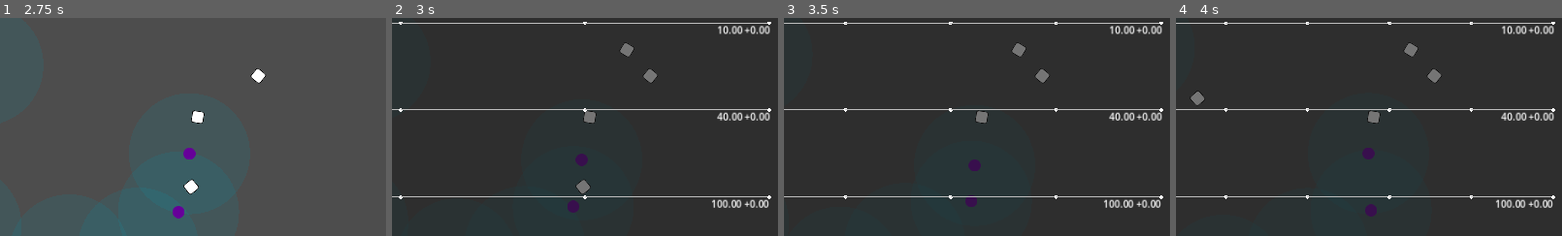
Above: before the commit, frames 1-4 (left to right).
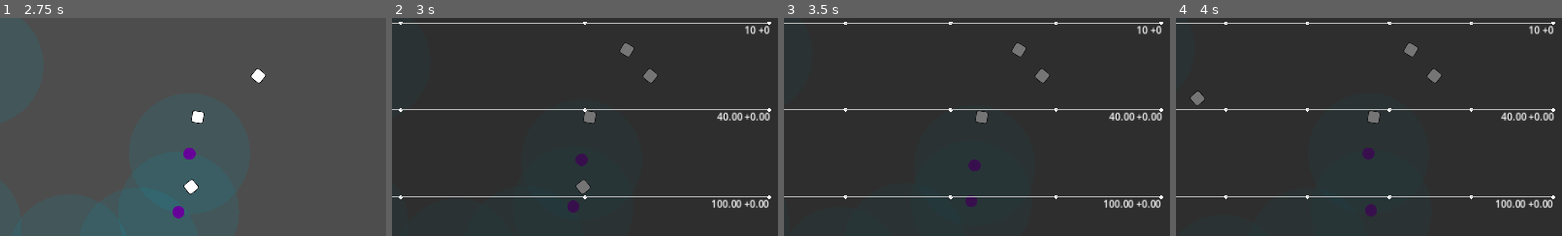
Above: after the commit, the same moments.

Repository: wivest/Natural-Selection
Game: Godot game, scene res://main.tscn
The game is run twice, just before and just after one commit, with the same random seed, the same clock (stepped at 60 frames per second) and the same inputs.
Inputs:
- Up to frame 1 (2.75 s): click "Restart" at 0.5 s; click "Restart" at 1.25 s; click "Restart" at 2 s
- Up to frame 2 (3 s): click "Statistics" at 2.75 s
- Up to frame 3 (3.5 s): no input
- Up to frame 4 (4 s): click "Current" at 3.5 s
The pictures show only the part of the screen within x 49-99%, y 8-58%; the shares and areas given below are measured in that part.

Frame 1 is identical in both runs. In frame 2, 0.3% of the frame differs, in the area x 84-98%, y 3-8%; in frame 3, 0.3%; in frame 4, 0.3%.

Commit message:
feat: set padding as chart exported property

Diff:
--- a/ui/tabs/statistics/chart/chart.gd
+++ b/ui/tabs/statistics/chart/chart.gd
@@ -3,6 +3,7 @@
 
 @export var getter: Getter
 @export var parameters: ChartParameters
+@export var padding: int = 2
 
 var data: ChartData = ChartData.new()
 var length_limit: int = 200
@@ -26,6 +27,7 @@
 @onready var counter: Counter = $Control/Counter
 
 func _ready():
+	counter.padding = padding
 	view_modes[1].time_step = parameters.step.value
 
 	parameters.step.value_changed.connect(func(v: float): view_modes[1].time_step=v; queue_redraw())
--- a/ui/tabs/statistics/statistics.tscn
+++ b/ui/tabs/statistics/statistics.tscn
@@ -38,6 +38,7 @@
 layout_mode = 2
 getter = SubResource("Resource_p3n06")
 parameters = NodePath("../../../Parameters")
+padding = 0
 
 [node name="Speed" parent="Tabs/All" node_paths=PackedStringArray("parameters") instance=ExtResource("1_ilp5w")]
 layout_mode = 2
@@ -59,6 +60,7 @@
 layout_mode = 2
 getter = SubResource("Resource_p3n06")
 parameters = NodePath("../../Parameters")
+padding = 0
 
 [node name="Speed" parent="Tabs" node_paths=PackedStringArray("parameters") instance=ExtResource("1_ilp5w")]
 visible = false
